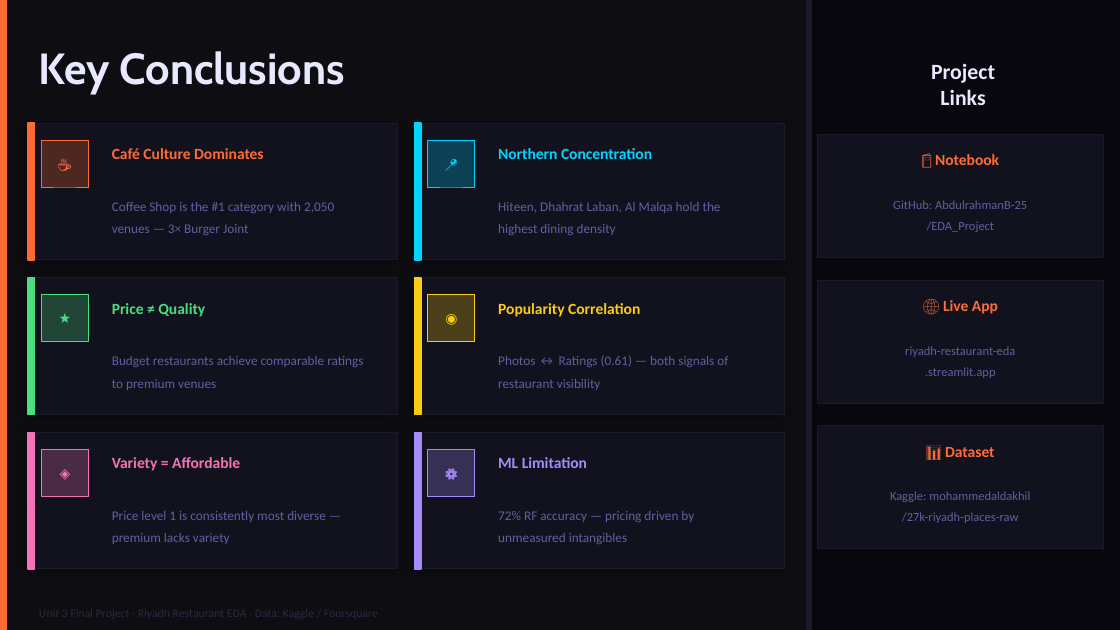
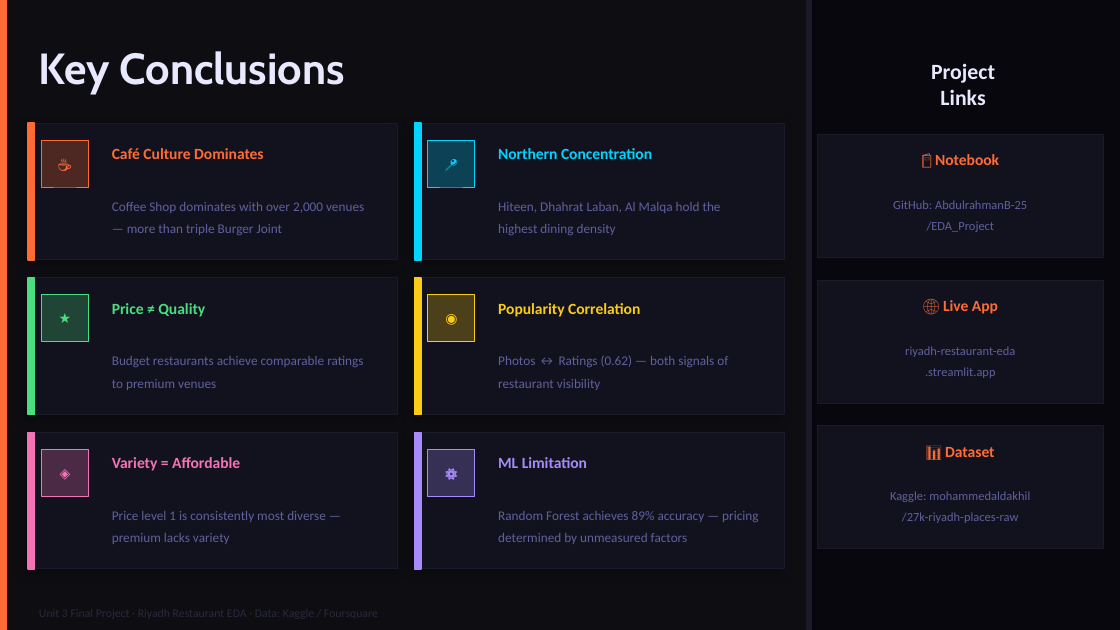
Before and after one commit to AbdulrahmanB-25/EDA_Project, a slide deck: slide 24 of presentation.pptx (slide 18 before the commit). Drawn at 1120x630 pixels with LibreOffice and Linux fonts; fonts in the diff are those of the drawing. Boxes give left, top, right and bottom in pixels: in the first picture for what was removed or moved away, otherwise in the second. Text is boxed around its words. In the diff, an @@ line names an element or a change of style, - is before the commit and + after.

```diff
--- a/presentation.pptx
+++ b/presentation.pptx
@@ text at (x1=112, y1=202, x2=364, y2=235): text changed @@
-Coffee Shop is the #1 category with 2,050 venues — 3× Burger Joint
+Coffee Shop dominates with over 2,000 venues — more than triple Burger Joint
@@ text at (x1=498, y1=355, x2=728, y2=390): text changed @@
-Photos ↔ Ratings (0.61) — both signals of restaurant visibility
+Photos ↔ Ratings (0.62) — both signals of restaurant visibility
@@ text at (x1=498, y1=511, x2=758, y2=544): text changed @@
-72% RF accuracy — pricing driven by unmeasured intangibles
+Random Forest achieves 89% accuracy — pricing determined by unmeasured factors
```
Also in this commit, not shown: 16 other slides changed, 7 slides added, 1 slide removed.
